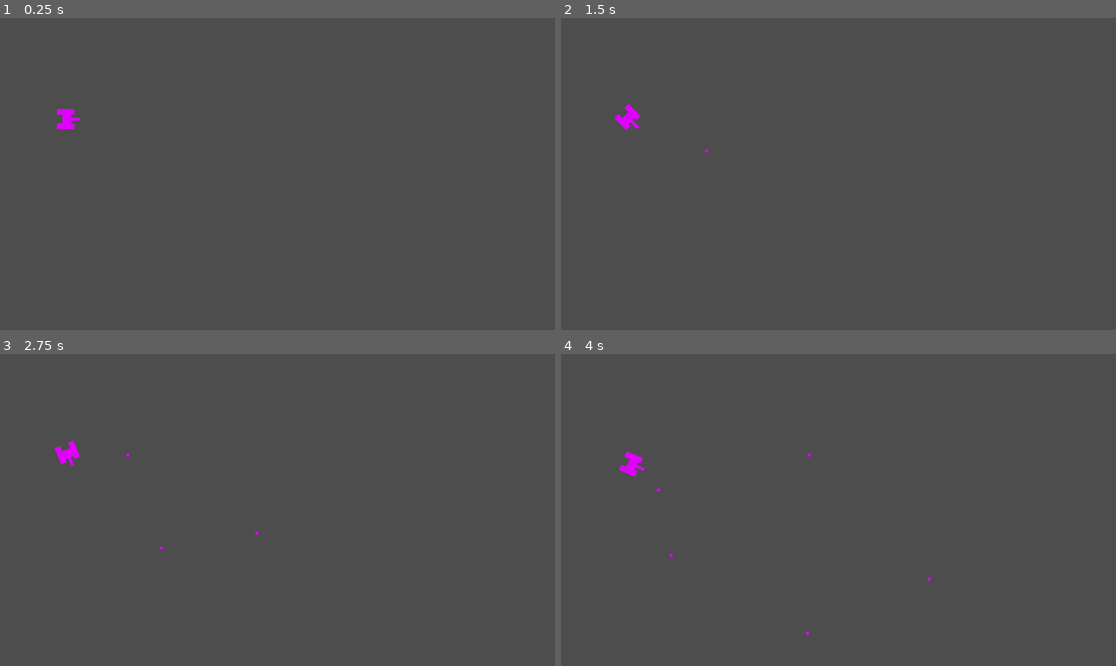
Above: before the commit, frames 1-4 (two rows, left to right).
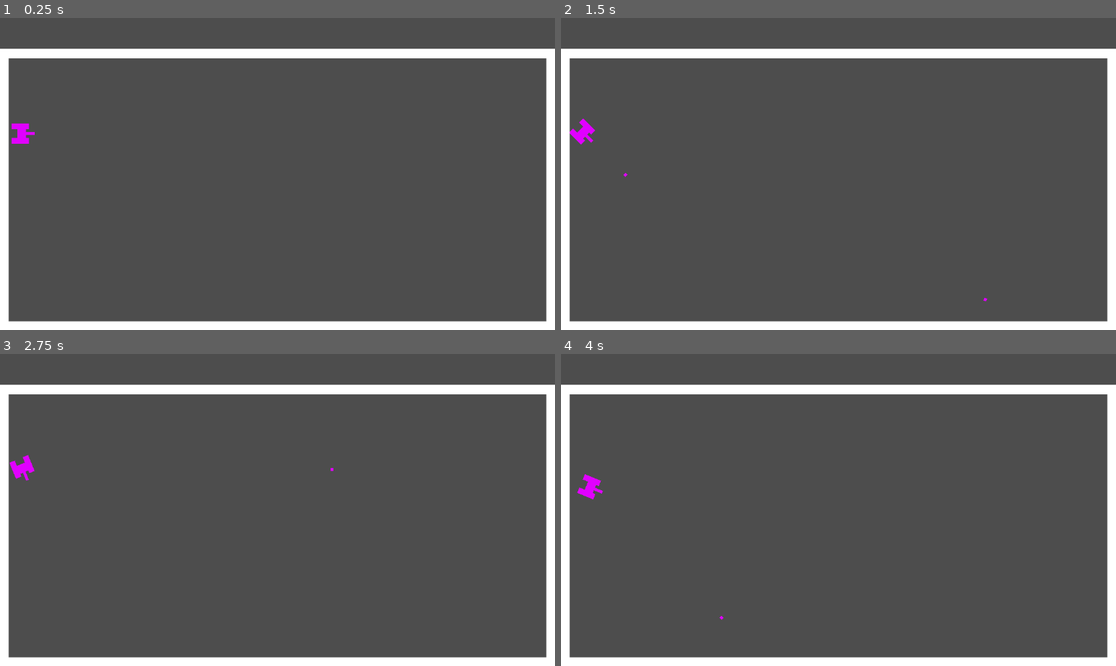
Above: after the commit, the same moments.

Repository: Jimegroxak/combat-atari-singleplayer
Game: Godot game, scene res://scripts/main.tscn
Two runs of this game, one before a commit and one after it. Both use one fixed random seed, a clock stepped at 60 frames per second and the inputs below. The project has no main scene, so this scene is started directly.
Inputs:
- Up to frame 1 (0.25 s): no input
- Up to frame 2 (1.5 s): tap Enter at 0.5 s; hold D (turn_right) 0.53-1.28 s; tap Space (shoot) at 0.6, 1.35 s; hold A (turn_left) from 1.28 s (still down)
- Up to frame 3 (2.75 s): release A (turn_left) at 2.03 s; hold D (turn_right) from 2.03 s (still down); tap Space (shoot) at 2.1 s
- Up to frame 4 (4 s): release D (turn_right) at 2.78 s; hold W (move_up) 2.78-3.53 s; tap Space (shoot) at 2.85, 3.6 s; hold A (turn_left) from 3.53 s (still down)

The runs differ from the first frame. In frame 1, 9.1% of the frame differs, in the area x 0-100%, y 9-100%; in frame 2, 9.1%; in frame 3, 9.2%; in frame 4, 9.2%.

Commit message:
Added borders and adjusted speed for tank and bullet

Diff:
--- a/scripts/bullet.gd
+++ b/scripts/bullet.gd
@@ -1,6 +1,6 @@
 extends Area2D
 
-var speed
+var speed = 1040
 # Called when the node enters the scene tree for the first time.
 func _ready() -> void:
 	pass # Replace with function body.
--- a/scripts/bullet_spawner.gd
+++ b/scripts/bullet_spawner.gd
@@ -1,7 +1,6 @@
 extends Sprite2D
 @export var Bullet: PackedScene
 
-@export var bullet_speed = 30
 var player_id
 # Called when the node enters the scene tree for the first time.
 func _ready() -> void:
@@ -18,7 +17,6 @@
 
 func shoot():
 	var b = Bullet.instantiate()
-	b.speed = bullet_speed
 	#b.get_node("Sprite2D").texture = bullet_texture
 	b.set_collision_layer_value(owner.player_id + 2, true)
 	owner.owner.add_child(b)
--- a/scripts/main.tscn
+++ b/scripts/main.tscn
@@ -1,12 +1,43 @@
-[gd_scene load_steps=2 format=3 uid="uid://cfi4m6fdknw38"]
+[gd_scene load_steps=4 format=3 uid="uid://cfi4m6fdknw38"]
 
 [ext_resource type="PackedScene" uid="uid://yy2tmxnuqn4d" path="res://tank.tscn" id="1_qk5rr"]
+[ext_resource type="Texture2D" uid="uid://ct4h2u2jyuwwm" path="res://sprites/SquareTestSprite.png" id="2_mf1t4"]
+
+[sub_resource type="RectangleShape2D" id="RectangleShape2D_t7lrf"]
+size = Vector2(8, 7)
 
 [node name="Main" type="Node2D"]
 
 [node name="Tank" parent="." instance=ExtResource("1_qk5rr")]
+position = Vector2(48, 240)
 
-[node name="BulletSpawner" parent="Tank" index="1"]
-bullet_speed = 200
+[node name="Area2D" type="Area2D" parent="Tank"]
+
+[node name="CollisionShape2D" type="CollisionShape2D" parent="Tank/Area2D"]
+shape = SubResource("RectangleShape2D_t7lrf")
+
+[node name="StaticBody2D" type="StaticBody2D" parent="."]
+
+[node name="Sprite2D" type="Sprite2D" parent="StaticBody2D"]
+position = Vector2(576, 74)
+scale = Vector2(4.56, 0.08)
+texture = ExtResource("2_mf1t4")
+
+[node name="Sprite2D2" type="Sprite2D" parent="StaticBody2D"]
+position = Vector2(576, 640)
+scale = Vector2(4.56, 0.08)
+texture = ExtResource("2_mf1t4")
+
+[node name="Sprite2D3" type="Sprite2D" parent="StaticBody2D"]
+position = Vector2(8, 360)
+rotation = 1.5708
+scale = Vector2(2.24, 0.08)
+texture = ExtResource("2_mf1t4")
+
+[node name="Sprite2D4" type="Sprite2D" parent="StaticBody2D"]
+position = Vector2(1144, 360)
+rotation = 1.5708
+scale = Vector2(2.24, 0.08)
+texture = ExtResource("2_mf1t4")
 
 [editable path="Tank"]
--- a/tank.gd
+++ b/tank.gd
@@ -2,7 +2,7 @@
 
 @export var player_id = 1
 
-var speed = 30
+var speed = 55 # should move across screen in about 19 seconds
 var screen_size # Size of the game window
 
 var can_turn = true
@@ -25,7 +25,10 @@
 	if velocity > 0:
 		var real_vel = Vector2(cos(global_rotation), sin(global_rotation)).normalized() * speed
 		position += real_vel * delta
-		position = position.clamp(Vector2.ZERO, screen_size)
+		if position.x < 40 or position.x > screen_size.x - 40 or position.y < 100 or position.y > screen_size.y - 40:
+			position -= 20*real_vel * delta
+		position = position.clamp(Vector2(40,100), screen_size-Vector2(40,40))
+
 
 func handle_rotation(delta):
 	var a_vel = 0
